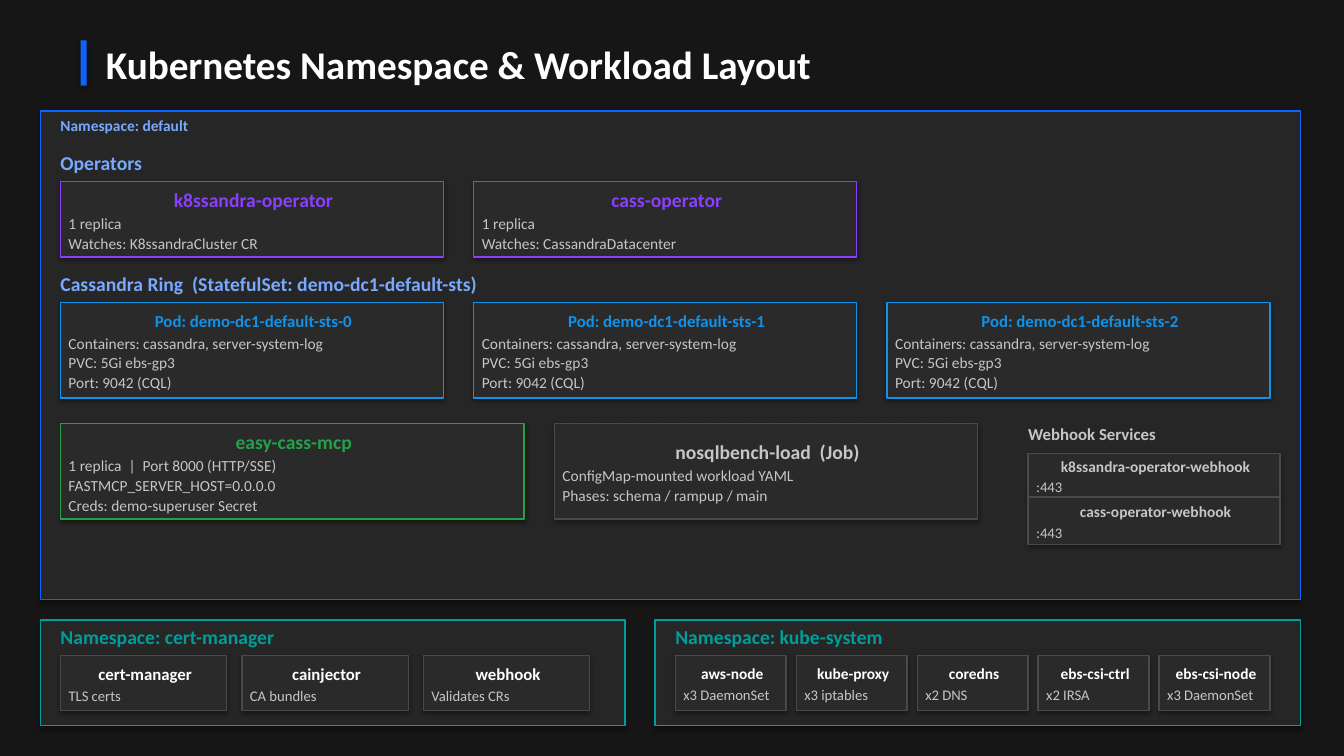
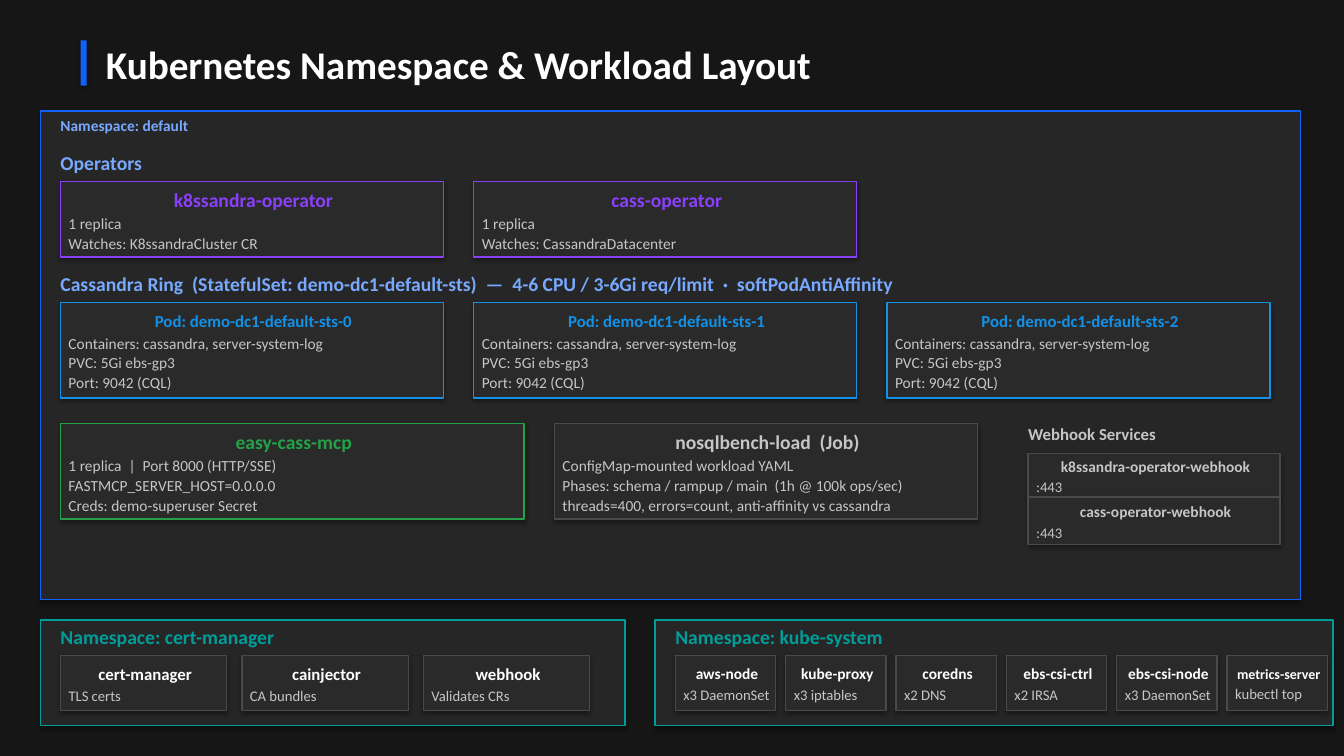
Before and after one commit to jamesc127/k8ssandra-mcp-workshop, a slide deck: slide 4 of k8ssandra-reference-architecture.pptx (slide 3 before the commit). Drawn at 1344x756 pixels with LibreOffice and Linux fonts; fonts in the diff are those of the drawing. Boxes give left, top, right and bottom in pixels: in the first picture for what was removed or moved away, otherwise in the second. Text is boxed around its words. In the diff, an @@ line names an element or a change of style, - is before the commit and + after.

```diff
--- a/k8ssandra-reference-architecture.pptx
+++ b/k8ssandra-reference-architecture.pptx
@@ text at bbox=[60, 276, 893, 295]: text changed @@
-Cassandra Ring (StatefulSet: demo-dc1-default-sts)
+Cassandra Ring (StatefulSet: demo-dc1-default-sts) — 4-6 CPU / 3-6Gi req/limit · softPodAntiAffinity
@@ text in rectangle at bbox=[562, 480, 903, 514]: text changed @@
-Phases: schema / rampup / main
+Phases: schema / rampup / main (1h @ 100k ops/sec)
+threads=400, errors=count, anti-affinity vs cassandra
@@ rectangle: place and size @@
-rectangle at bbox=[655, 620, 1301, 726]
+rectangle at bbox=[655, 620, 1333, 726]
@@ rectangle "aws-node": place and size @@
-rectangle "aws-node" at bbox=[676, 655, 786, 711]
+rectangle "aws-node" at bbox=[676, 655, 775, 711]
@@ rectangle "kube-proxy": place and size @@
-rectangle "kube-proxy" at bbox=[797, 655, 907, 711]
+rectangle "kube-proxy" at bbox=[785, 655, 885, 711]
@@ rectangle "coredns": place and size @@
-rectangle "coredns" at bbox=[918, 655, 1028, 711]
+rectangle "coredns" at bbox=[896, 655, 996, 711]
@@ rectangle "ebs-csi-ctrl": place and size @@
-rectangle "ebs-csi-ctrl" at bbox=[1038, 655, 1149, 711]
+rectangle "ebs-csi-ctrl" at bbox=[1006, 655, 1106, 711]
@@ rectangle "ebs-csi-node": place and size @@
-rectangle "ebs-csi-node" at bbox=[1159, 655, 1270, 711]
+rectangle "ebs-csi-node" at bbox=[1117, 655, 1217, 711]
@@ rectangle added at bbox=[1227, 655, 1327, 711], fill #2A2A2A, outline #4A4A4A 1 pt, 10 pt, text #FFFFFF, bold @@
+metrics-server
+kubectl top
```
Also in this commit, not shown: 3 other slides changed, 3 slides added, 1 other file.
